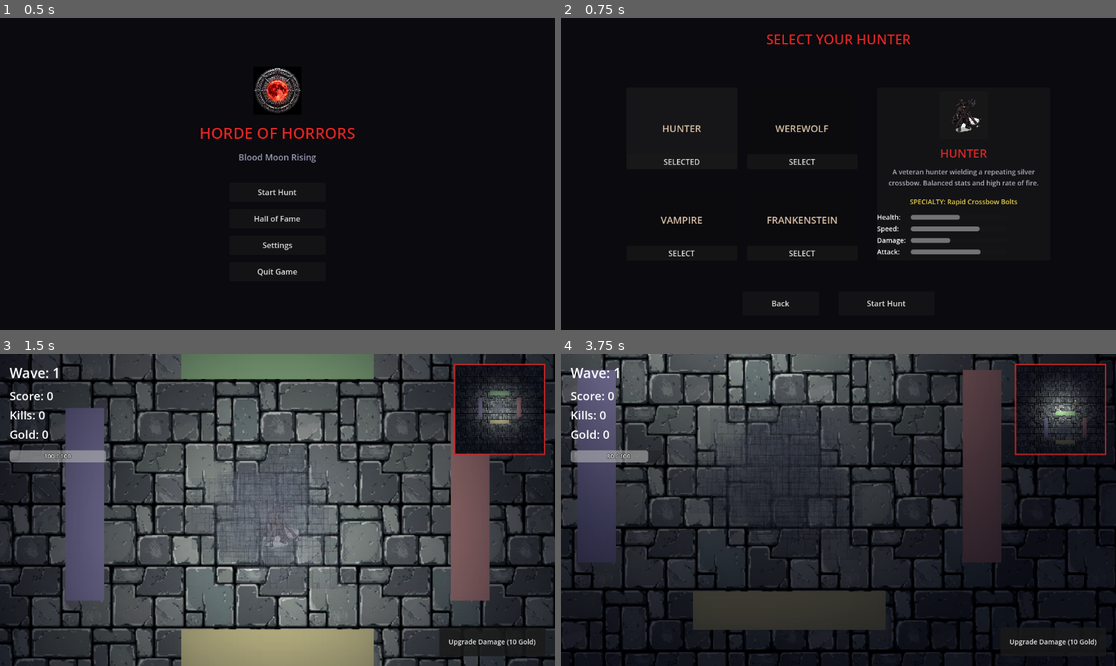
Above: before the commit, frames 1-4 (two rows, left to right).
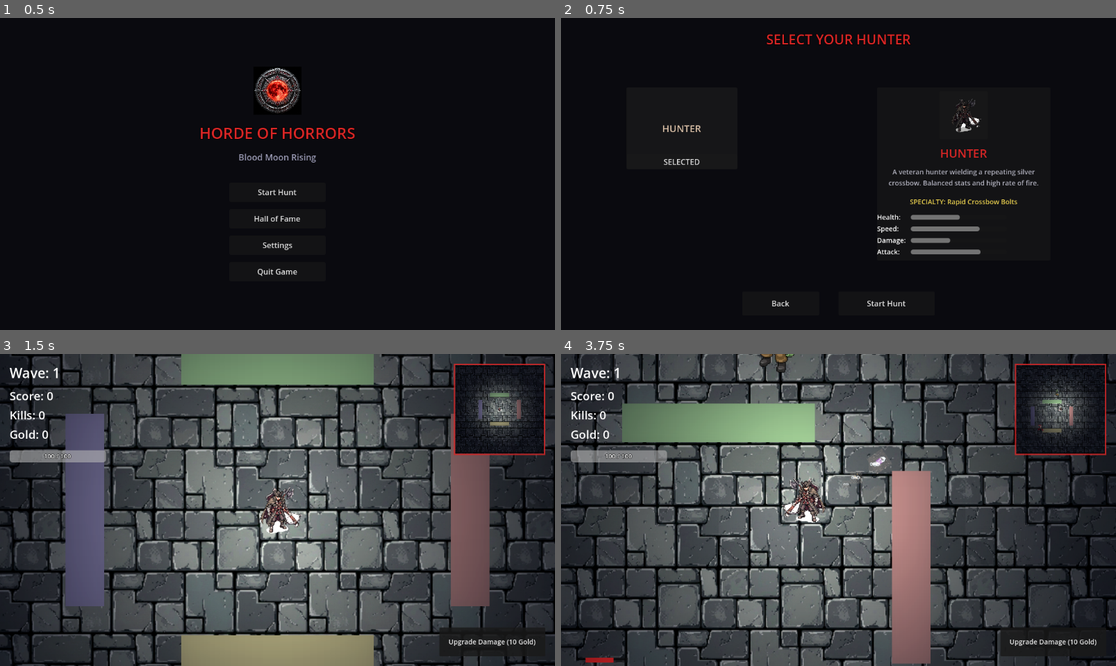
Above: after the commit, the same moments.

Repository: neo3151/horde-of-horrors
Game: Godot game, scene res://scenes/MainMenu.tscn
Two runs of this game, one before a commit and one after it. Both use one fixed random seed, a clock stepped at 60 frames per second and the inputs below.
Inputs (mouse positions are in pixels of both pictures, inside the frame that each line leads up to):
- Up to frame 1 (0.5 s): no input
- Up to frame 2 (0.75 s): click "Start Hunt" at 0.5 s
- Up to frame 3 (1.5 s): click "Start Hunt" at 1.25 s
- Up to frame 4 (3.75 s): move the mouse to (960, 494) at 2.02 s; hold D (move_right) 2.03-2.75 s; tap W (move_up) at 2.1, 2.27, 2.57, 3.6 s; click (960, 494) at 2.17 s; drag from (727, 525) to (855, 500) at 2.77 s; move the mouse to (894, 441) at 3.52 s; hold A (move_left) from 3.53 s (still down); click (894, 441) at 3.67 s

Frame 1 is identical in both runs. In frame 2, 0.6% of the frame differs, in the area x 17-50%, y 34-77%; in frame 3, 27%; in frame 4, 69%, in the area x 0-100%, y 0-100%.

Commit message:
refactor: transition player movement and camera from platformer to top-down arena mechanics

Diff:
--- a/horde-of-horrors-godot/project.godot
+++ b/horde-of-horrors-godot/project.godot
@@ -13,7 +13,7 @@
 config/name="Horde of Horrors"
 run/main_scene="res://scenes/MainMenu.tscn"
 config/features=PackedStringArray("4.3", "Forward Plus")
-config/icon="res://icon.svg"
+config/icon="res://icon.png"
 
 [autoload]
 
--- a/horde-of-horrors-godot/scenes/MainGame.tscn
+++ b/horde-of-horrors-godot/scenes/MainGame.tscn
@@ -128,15 +128,14 @@
 lifetime = 10.0
 preprocess = 10.0
 speed_scale = 0.5
-texture = ExtResource("7_floor") # Using floor texture as a placeholder for dust motes
 emission_shape = 2
 emission_sphere_radius = 500.0
 spread = 180.0
 gravity = Vector2(0, 0)
 initial_velocity_min = 5.0
 initial_velocity_max = 15.0
-scale_amount_min = 0.1
-scale_amount_max = 0.4
+scale_amount_min = 1.0
+scale_amount_max = 3.0
 color_ramp = SubResource("Gradient_Ambient")
 
 [node name="WaveManager" type="Node2D" parent="."]
--- a/horde-of-horrors-godot/scripts/CharacterSelect.gd
+++ b/horde-of-horrors-godot/scripts/CharacterSelect.gd
@@ -13,6 +13,12 @@
 var current_preview: String = "Hunter"
 
 func _ready() -> void:
+	# Hide all cards except Hunter
+	for card_name in ["WerewolfCard", "VampireCard", "FrankensteinCard"]:
+		var card = get_node_or_null("HBox/LeftPanel/CharacterList/" + card_name)
+		if card:
+			card.visible = false
+
 	# Default selection
 	select_character("Hunter")
 
--- a/horde-of-horrors-godot/scripts/Enemy.gd
+++ b/horde-of-horrors-godot/scripts/Enemy.gd
@@ -17,7 +17,7 @@
 var is_charging: bool = false
 var charge_speed_multiplier: float = 2.5 # Speed multiplier during charge
 
-@onready var animation_player: AnimationPlayer = $AnimationPlayer
+@onready var animation_player: AnimationPlayer = get_node_or_null("AnimationPlayer")
 
 var health_bar: ProgressBar
 
@@ -90,17 +90,13 @@
     if not player or GameManager.is_game_over:
         return
 
-    # Apply gravity
-    if not is_on_floor():
-        velocity.y += 1400.0 * delta
-
-    var dir_x = sign(player.global_position.x - global_position.x)
+    var dir = (player.global_position - global_position).normalized()
     if not is_charging:
-        velocity.x = dir_x * speed
+        velocity = dir * speed
         # Flip visuals to face movement direction
         var visuals = $Visuals
-        if visuals:
-            visuals.scale.x = 1.0 if dir_x >= 0 else -1.0
+        if visuals and dir.x != 0:
+            visuals.scale.x = 1.0 if dir.x >= 0 else -1.0
         move_and_slide()
 
     if type == EnemyType.VAMPIRE and player:
@@ -109,10 +105,9 @@
             last_ranged_attack_time = Time.get_ticks_msec() / 1000.0
     elif type == EnemyType.FRANKENSTEIN and player and not is_charging:
         if Time.get_ticks_msec() / 1000.0 - last_charge_time >= charge_cooldown:
-            _perform_charge_attack(Vector2(dir_x, 0))
+            _perform_charge_attack(dir)
             last_charge_time = Time.get_ticks_msec() / 1000.0
     elif is_charging:
-        # Apply gravity while charging as well
         move_and_slide()
 
     _update_animation()
--- a/horde-of-horrors-godot/scripts/Player.gd
+++ b/horde-of-horrors-godot/scripts/Player.gd
@@ -43,12 +43,12 @@
 	_setup_visuals()
 	_update_health_ui()
 
-	# Adjust Camera limits for platformer side-scroller level
+	# Adjust Camera limits for top-down arena level
 	if camera:
-		camera.limit_left = -2000
-		camera.limit_right = 2000
-		camera.limit_top = -800
-		camera.limit_bottom = 600
+		camera.limit_left = -600
+		camera.limit_right = 600
+		camera.limit_top = -500
+		camera.limit_bottom = 500
 
 func _setup_visuals() -> void:
 	var sprite = %Sprite2D
@@ -73,53 +73,28 @@
 	if GameManager.is_game_over:
 		return
 
-	# Apply gravity
-	if not is_on_floor():
-		velocity.y += gravity * delta
+	# Keyboard movement input
+	var keyboard_input = Input.get_vector("move_left", "move_right", "move_up", "move_down")
+	var input_dir = Vector2.ZERO
+
+	if keyboard_input != Vector2.ZERO:
+		input_dir = keyboard_input
 	else:
-		double_jump_available = true
-
-	# Read horizontal inputs
-	var keyboard_input = Input.get_axis("move_left", "move_right")
-	var direction = 0.0
-
-	if keyboard_input != 0.0:
-		direction = keyboard_input
-	else:
-		direction = move_input.x # Mobile drag horizontal input
-
-	# Apply horizontal velocity
-	if direction != 0.0:
-		velocity.x = direction * move_speed
-		# Flip visuals to face the movement direction
-		$Visuals.scale.x = 1.0 if direction > 0 else -1.0
-	else:
-		velocity.x = move_toward(velocity.x, 0.0, move_speed * 10.0 * delta)
-
-	# Handle jump inputs
-	var jump_just_pressed = Input.is_action_just_pressed("move_up") or Input.is_action_just_pressed("jump")
-
-	if jump_just_pressed:
-		if is_on_floor():
-			velocity.y = jump_velocity
-		elif double_jump_available:
-			velocity.y = jump_velocity * 0.95 # Slightly weaker double jump
-			double_jump_available = false
+		input_dir = move_input # Touch/Mouse drag fallback
+
+	velocity = input_dir * move_speed
+
+	if input_dir.x != 0:
+		$Visuals.scale.x = 1.0 if input_dir.x > 0 else -1.0
 
 	move_and_slide()
 	_update_animation()
 
-	# Screen boundary clamps
-	position.x = clamp(position.x, -1950, 1950)
-
-	# Pit check
-	if position.y > 580:
-		take_damage(20)
-		# Teleport back to center-top platform
-		position = Vector2(0, -200)
-		velocity = Vector2.ZERO
-
-	# Aiming (Crossbow pivots towards mouse cursor on PC)
+	# Clamp to screen boundaries
+	position.x = clamp(position.x, -380, 380)
+	position.y = clamp(position.y, -280, 280)
+
+	# Aiming (Aim at mouse cursor)
 	if crossbow_pivot:
 		var world_aim = get_global_mouse_position()
 		var dir = (world_aim - crossbow_pivot.global_position).normalized()
@@ -200,39 +175,30 @@
 	if event is InputEventMouseMotion:
 		aim_position = event.position
 
-	# Mobile platformer screen inputs:
-	# Touch/drag on the left side of the screen moves left, right moves right
-	if event is InputEventScreenDrag or event is InputEventScreenTouch:
-		var view_width = get_viewport_rect().size.x
-		var touch_x = event.position.x
-		var touch_y = event.position.y
-
-		# Tap on the top half of the screen to jump
-		if event is InputEventScreenTouch and event.pressed and touch_y < get_viewport_rect().size.y * 0.45:
-			if is_on_floor():
-				velocity.y = jump_velocity
-			elif double_jump_available:
-				velocity.y = jump_velocity * 0.95
-				double_jump_available = false
-
-		# Tap/drag on lower half of the screen handles horizontal movement
-		if touch_y >= get_viewport_rect().size.y * 0.45:
-			if event.pressed or event is InputEventScreenDrag:
-				if touch_x < view_width * 0.5:
-					move_input = Vector2(-1.0, 0) # Move Left
-				else:
-					move_input = Vector2(1.0, 0)  # Move Right
-			else:
-				move_input = Vector2.ZERO
+	# Handle touch dragging / mouse dragging to move
+	if event is InputEventScreenDrag or (event is InputEventMouseMotion and Input.is_mouse_button_pressed(MOUSE_BUTTON_LEFT)):
+		var player_screen_pos = get_global_transform_with_canvas().origin
+		move_input = (event.position - player_screen_pos).normalized()
+
+	elif event is InputEventMouseButton and event.button_index == MOUSE_BUTTON_LEFT:
+		if event.pressed:
+			var player_screen_pos = get_global_transform_with_canvas().origin
+			move_input = (event.position - player_screen_pos).normalized()
 		else:
-			if event is InputEventScreenTouch and not event.pressed:
-				move_input = Vector2.ZERO
+			move_input = Vector2.ZERO
+
+	elif event is InputEventScreenTouch:
+		if event.pressed:
+			var player_screen_pos = get_global_transform_with_canvas().origin
+			move_input = (event.position - player_screen_pos).normalized()
+		else:
+			move_input = Vector2.ZERO
 
 func _update_animation() -> void:
 	if not animation_player:
 		return
 	var anim_name = "idle"
-	if abs(velocity.x) > 10.0:
+	if velocity.length() > 10.0:
 		anim_name = "run"
 
 	if animation_player.current_animation != anim_name:
Not shown, changed: horde_of_horrors.apk
Not shown, changed: horde_of_horrors.apk.idsig
